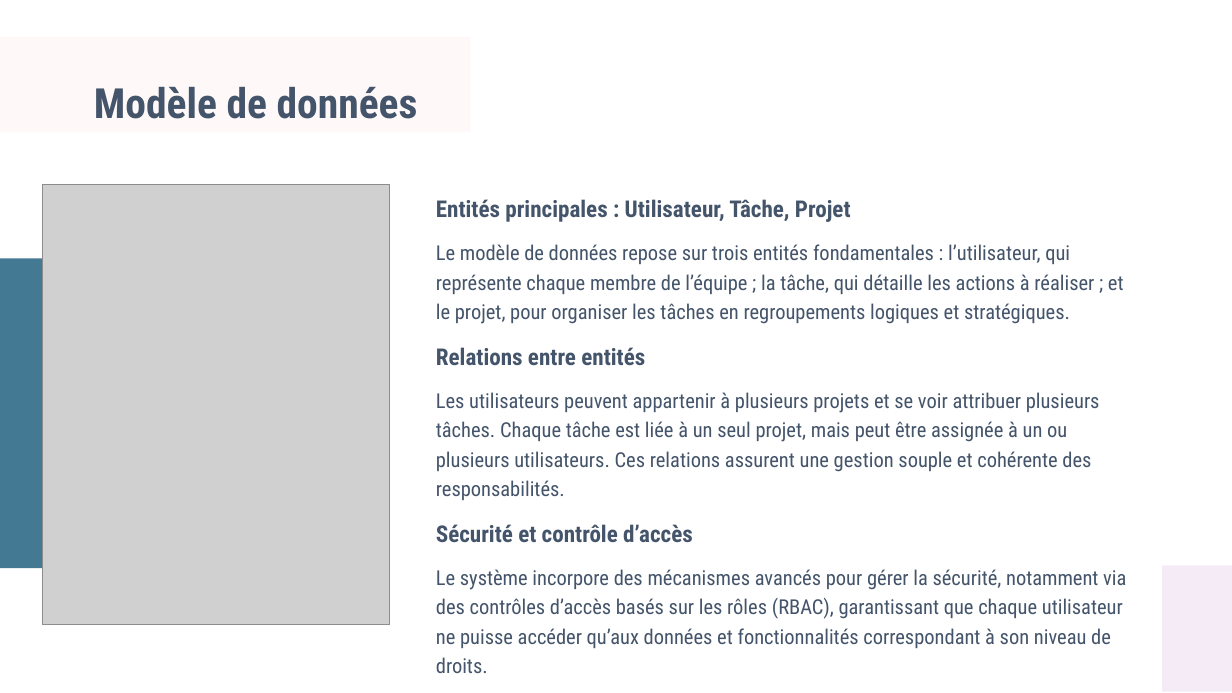
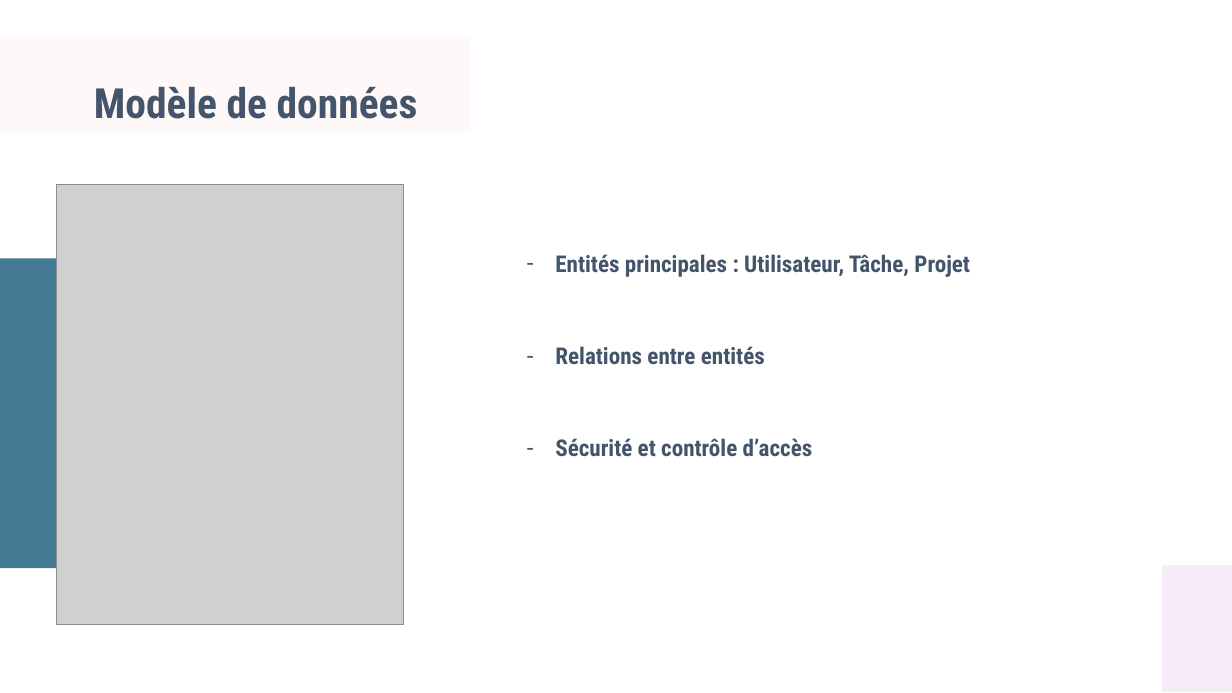
Before and after one commit to chrisrou2025/taskflow, a slide deck: slide 6 of Powerpoint du projet taskflow.pptx. Drawn at 1232x693 pixels with LibreOffice and Linux fonts; fonts in the diff are those of the drawing; grey boxes stand for pictures. Boxes give left, top, right and bottom in pixels: in the first picture for what was removed or moved away, otherwise in the second. Text is boxed around its words. In the diff, an @@ line names an element or a change of style, - is before the commit and + after.

```diff
--- a/Powerpoint du projet taskflow.pptx
+++ b/Powerpoint du projet taskflow.pptx
@@ picture moved from (x1=43, y1=185, x2=390, y2=625) to (x1=57, y1=185, x2=405, y2=625) @@
@@ text "Entités principales : Utilisateur, Tâche, ..." moved from (x1=436, y1=199, x2=1126, y2=673) to (x1=555, y1=254, x2=970, y2=456) @@
@@ text "Entités principales : Utilisateur, Tâche, ..." at (x1=555, y1=254, x2=970, y2=456): bullet none to - @@
@@ text at (x1=436, y1=244, x2=1124, y2=324): paragraph removed @@
-Le modèle de données repose sur trois entités fondamentales : l’utilisateur, qui représente chaque membre de l’équipe ; la tâche, qui détaille les actions à réaliser ; et le projet, pour organiser les tâches en regroupements logiques et stratégiques.
@@ text at (x1=436, y1=392, x2=1100, y2=500): paragraph removed @@
-Les utilisateurs peuvent appartenir à plusieurs projets et se voir attribuer plusieurs tâches. Chaque tâche est liée à un seul projet, mais peut être assignée à un ou plusieurs utilisateurs. Ces relations assurent une gestion souple et cohérente des responsabilités.
@@ text at (x1=436, y1=569, x2=1126, y2=673): paragraph removed @@
-Le système incorpore des mécanismes avancés pour gérer la sécurité, notamment via des contrôles d’accès basés sur les rôles (RBAC), garantissant que chaque utilisateur ne puisse accéder qu’aux données et fonctionnalités correspondant à son niveau de droits.
```
Also in this commit, not shown: 10 other slides changed, 4 other files.
